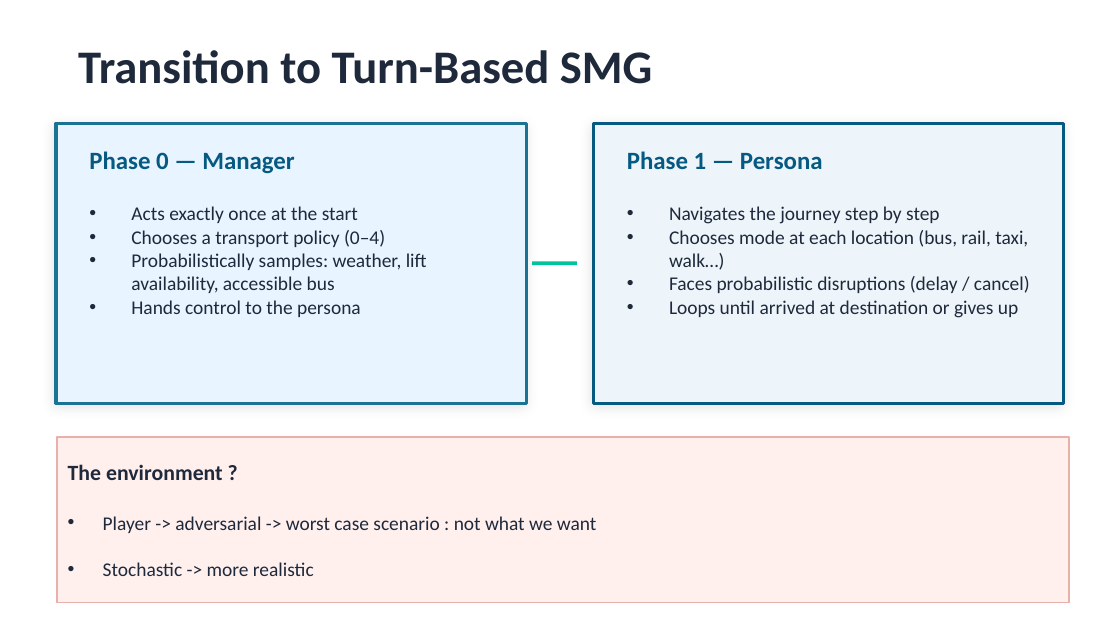
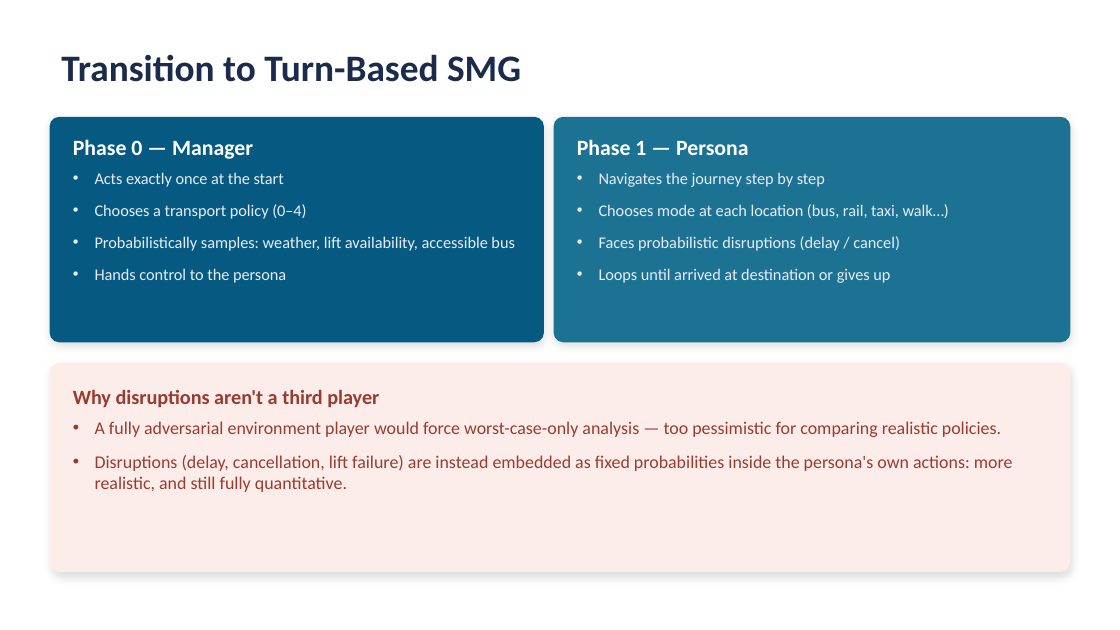
Before and after one commit to Hassan-Chamass/transport_personas_games, a slide deck: slide 6 of transport_smg_presentation.pptx (slide 5 before the commit). Drawn at 1120x630 pixels with LibreOffice and Linux fonts; fonts in the diff are those of the drawing. Boxes give left, top, right and bottom in pixels: in the first picture for what was removed or moved away, otherwise in the second. Text is boxed around its words. In the diff, an @@ line names an element or a change of style, - is before the commit and + after.

```diff
--- a/transport_smg_presentation.pptx
+++ b/transport_smg_presentation.pptx
@@ text "Transition to Turn-Based SMG": place and size @@
-text "Transition to Turn-Based SMG" at (78, 50, 653, 84)
+text "Transition to Turn-Based SMG" at (61, 54, 521, 82)
@@ text "Transition to Turn-Based SMG" at (61, 54, 521, 82): size 30 to 24 pt, text colour #1E293B to #1B2B4B @@
@@ rounded rectangle: place and size @@
-rounded rectangle at (56, 123, 526, 403)
+rounded rectangle at (50, 118, 543, 342)
@@ rounded rectangle at (50, 118, 543, 342): rectangle to rounded rectangle; fill #E8F4FF to #065A82; outline #1C7293 2 pt to #065A82 1 pt; shadow changed @@
@@ rounded rectangle added at (554, 118, 1070, 342), fill #1C7293, outline #1C7293 1 pt @@
@@ text "Phase 0 — Manager" at (73, 139, 253, 159): size 16 to 14 pt, text colour #065A82 to #FFFFFF @@
@@ text "Phase 1 — Persona" at (577, 139, 749, 155): size 16 to 14 pt, text colour #065A82 to #FFFFFF @@
@@ text "Phase 1 — Persona": place and size @@
-text "Phase 1 — Persona" at (627, 151, 823, 169)
+text "Phase 1 — Persona" at (577, 139, 749, 155)
@@ rectangle removed at (594, 123, 1064, 403) @@
@@ text "Acts exactly once at the ...": place and size @@
-text "Acts exactly once at the ..." at (131, 206, 427, 317)
+text "Acts exactly once at the ..." at (95, 172, 514, 283)
@@ text "Acts exactly once at the ..." at (95, 172, 514, 283): size 12.5 to 10.5 pt, text colour #1E293B to #E8ECF5; indent changed; more space between paragraphs @@
@@ text "Navigates the journey step by ..." at (599, 172, 949, 283): size 12.5 to 10.5 pt, text colour #1E293B to #E8ECF5; indent changed; more space between paragraphs @@
@@ text "Navigates the journey step by ...": place and size @@
-text "Navigates the journey step by ..." at (669, 206, 1030, 318)
+text "Navigates the journey step by ..." at (599, 172, 949, 283)
@@ line removed from (532, 263) to (577, 263) @@
@@ rounded rectangle added at (50, 364, 1070, 571), fill #FDEDEA, outline #FDEDEA 1 pt @@
@@ text added at (73, 390, 379, 407), 13 pt, text #9A3B2E, bold @@
+Why disruptions aren't a third player
@@ rectangle removed at (57, 437, 1070, 603) @@
@@ text added at (95, 421, 1013, 492), 11.5 pt, text #9A3B2E @@
+• A fully adversarial environment player would force worst-case-only analysis — too pessimistic for comparing realistic policies.
+• Disruptions (delay, cancellation, lift failure) are instead embedded as fixed probabilities inside the persona's own actions: more realistic, and still fully quantitative.
@@ text removed at (68, 464, 596, 576) @@
-The environment ?
-• Player -> adversarial -> worst case scenario : not what we want
-• Stochastic -> more realistic
```
Also in this commit, not shown: 4 other slides changed, 8 slides added, 3 slides removed, 8 other files.
